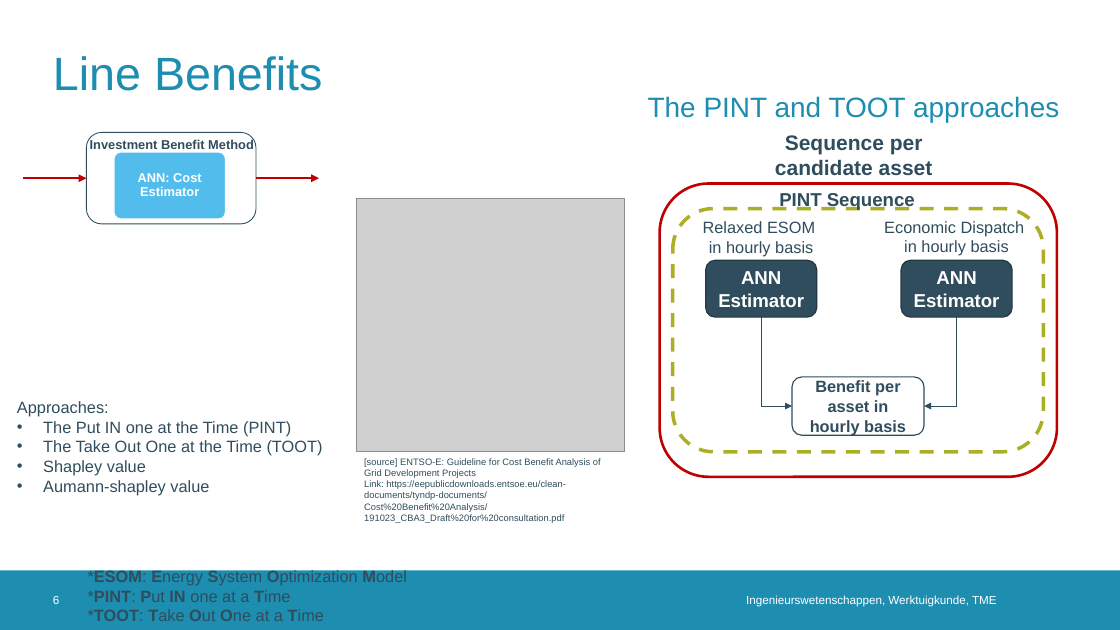
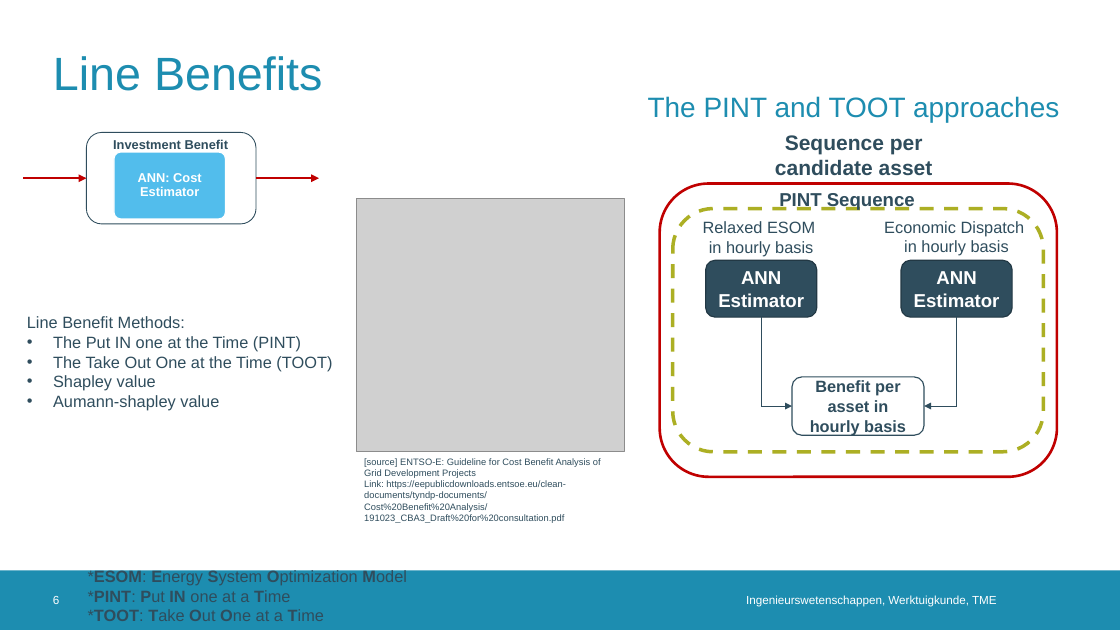
Before and after one commit to erikfilias/JointResearch, a slide deck: slide 6 of 02. Presentations/PresentationGroup.pptx. Drawn at 1120x630 pixels with LibreOffice and Linux fonts; fonts in the diff are those of the drawing; grey boxes stand for pictures; background and template pictures are left out. Boxes give left, top, right and bottom in pixels: in the first picture for what was removed or moved away, otherwise in the second. Text is boxed around its words. In the diff, an @@ line names an element or a change of style, - is before the commit and + after.

```diff
--- a/02. Presentations/PresentationGroup.pptx
+++ b/02. Presentations/PresentationGroup.pptx
@@ text at bbox=[113, 139, 229, 149]: text changed @@
-Investment Benefit Method
+Investment Benefit
@@ text "Line Benefit Methods:": place and size @@
-text "Line Benefit Methods:" at bbox=[17, 401, 323, 495]
+text "Line Benefit Methods:" at bbox=[27, 316, 332, 411]
@@ text at bbox=[27, 316, 185, 328]: text changed @@
-Approaches:
+Line Benefit Methods:
```
Also in this commit, not shown: 1 other slide changed.
